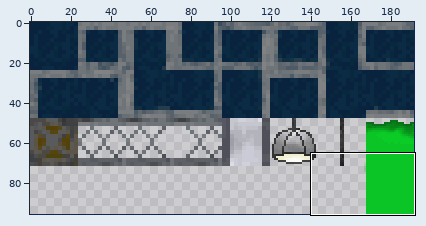
Sprite sheet -- source/resources/terrain.png. Above: a wide view before the commit, with the close-up outlined.
Close-up. The starting point:
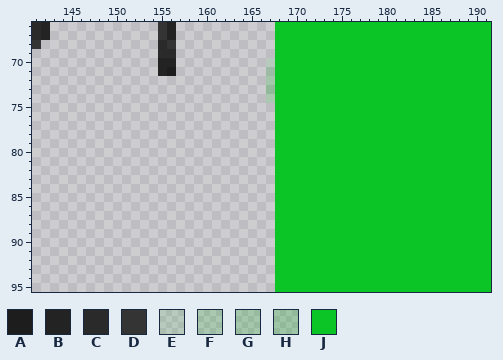
The file is 192x96 pixels. Pixels under 10% opacity are left out. Colours within 5 levels of each other are drawn and written as one. Shown: x 141..191, y 66..95.
Palette (. is transparent): A #1d1d1d  B #232323  C #2a2a2a  D #343434  E #0dab221c  F #0dab222f  G #0dab2237  H #0dab223e  J #0bc426
Pixels before, first column x 141:
66 CB............DB...........JJJJJJJJJJJJJJJJJJJJJJJJ
67 CB............DB...........JJJJJJJJJJJJJJJJJJJJJJJJ
68 D.............CD...........JJJJJJJJJJJJJJJJJJJJJJJJ
69 ..............CC...........JJJJJJJJJJJJJJJJJJJJJJJJ
70 ..............BB..........EJJJJJJJJJJJJJJJJJJJJJJJJ
71 ..............BA..........FJJJJJJJJJJJJJJJJJJJJJJJJ
72 ..........................GJJJJJJJJJJJJJJJJJJJJJJJJ
73 ..........................HJJJJJJJJJJJJJJJJJJJJJJJJ
74 ..........................FJJJJJJJJJJJJJJJJJJJJJJJJ
75 ...........................JJJJJJJJJJJJJJJJJJJJJJJJ
76 ...........................JJJJJJJJJJJJJJJJJJJJJJJJ
77 ...........................JJJJJJJJJJJJJJJJJJJJJJJJ
78 ...........................JJJJJJJJJJJJJJJJJJJJJJJJ
79 ...........................JJJJJJJJJJJJJJJJJJJJJJJJ
80 ...........................JJJJJJJJJJJJJJJJJJJJJJJJ
81 ...........................JJJJJJJJJJJJJJJJJJJJJJJJ
82 ...........................JJJJJJJJJJJJJJJJJJJJJJJJ
83 ...........................JJJJJJJJJJJJJJJJJJJJJJJJ
84 ...........................JJJJJJJJJJJJJJJJJJJJJJJJ
85 ...........................JJJJJJJJJJJJJJJJJJJJJJJJ
86 ...........................JJJJJJJJJJJJJJJJJJJJJJJJ
87 ...........................JJJJJJJJJJJJJJJJJJJJJJJJ
88 ...........................JJJJJJJJJJJJJJJJJJJJJJJJ
89 ...........................JJJJJJJJJJJJJJJJJJJJJJJJ
90 ...........................JJJJJJJJJJJJJJJJJJJJJJJJ
91 ...........................JJJJJJJJJJJJJJJJJJJJJJJJ
92 ...........................JJJJJJJJJJJJJJJJJJJJJJJJ
93 ...........................JJJJJJJJJJJJJJJJJJJJJJJJ
94 ...........................JJJJJJJJJJJJJJJJJJJJJJJJ
95 ...........................JJJJJJJJJJJJJJJJJJJJJJJJ
After:
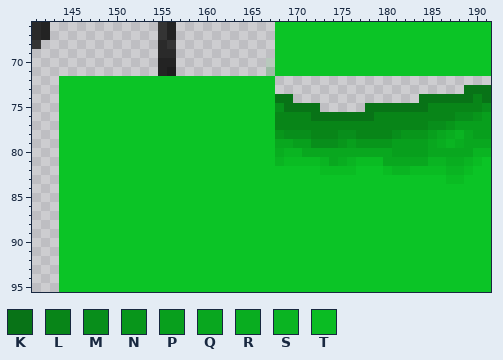
Colours new in this view: K #087317  L #088518  M #088e1b  N #08961b  P #089f1d  Q #09a71f  R #09ad20  S #0ab422  T #0abc23
Change:
Changed rows in their new state; - is an unchanged pixel.
first column x 144:
72 JJJJJJJJJJJJJJJJJJJJJJJJ........................
73 JJJJJJJJJJJJJJJJJJJJJJJJ.....................KKK
74 JJJJJJJJJJJJJJJJJJJJJJJJKK..............KKKKKKLK
75 JJJJJJJJJJJJJJJJJJJJJJJJMKKKK.....KKKKKKKLLLLLLM
76 JJJJJJJJJJJJJJJJJJJJJJJJLLLLKKKKKKKLLLLLLLLLMMNP
77 JJJJJJJJJJJJJJJJJJJJJJJJLLLLLLLLLLLLLLLLLMMNPPPP
78 JJJJJJJJJJJJJJJJJJJJJJJJNMMMLLLMMLLLLMNNNPQRSQPP
79 JJJJJJJJJJJJJJJJJJJJJJJJQQPPMMMNPNNNNPPPPQRSRQQQ
80 JJJJJJJJJJJJJJJJJJJJJJJJRSSQQQQQQQQQQPPPPQQQQQSS
81 JJJJJJJJJJJJJJJJJJJJJJJJSTTTTSQRSTTTQQQQQSSRRST-
82 JJJJJJJJJJJJJJJJJJJJJJJJ-----TTTT---TSSTTTTSST--
83 JJJJJJJJJJJJJJJJJJJJJJJJ-------------------TT---
84 JJJJJJJJJJJJJJJJJJJJJJJJ------------------------
85 JJJJJJJJJJJJJJJJJJJJJJJJ------------------------
86 JJJJJJJJJJJJJJJJJJJJJJJJ------------------------
87 JJJJJJJJJJJJJJJJJJJJJJJJ------------------------
88 JJJJJJJJJJJJJJJJJJJJJJJJ------------------------
89 JJJJJJJJJJJJJJJJJJJJJJJJ------------------------
90 JJJJJJJJJJJJJJJJJJJJJJJJ------------------------
91 JJJJJJJJJJJJJJJJJJJJJJJJ------------------------
92 JJJJJJJJJJJJJJJJJJJJJJJJ------------------------
93 JJJJJJJJJJJJJJJJJJJJJJJJ------------------------
94 JJJJJJJJJJJJJJJJJJJJJJJJ------------------------
95 JJJJJJJJJJJJJJJJJJJJJJJJ------------------------
Where, in picture pixels (left, top, right, bottom), the same in both close-ups:
changed: (59, 76, 491, 292)
